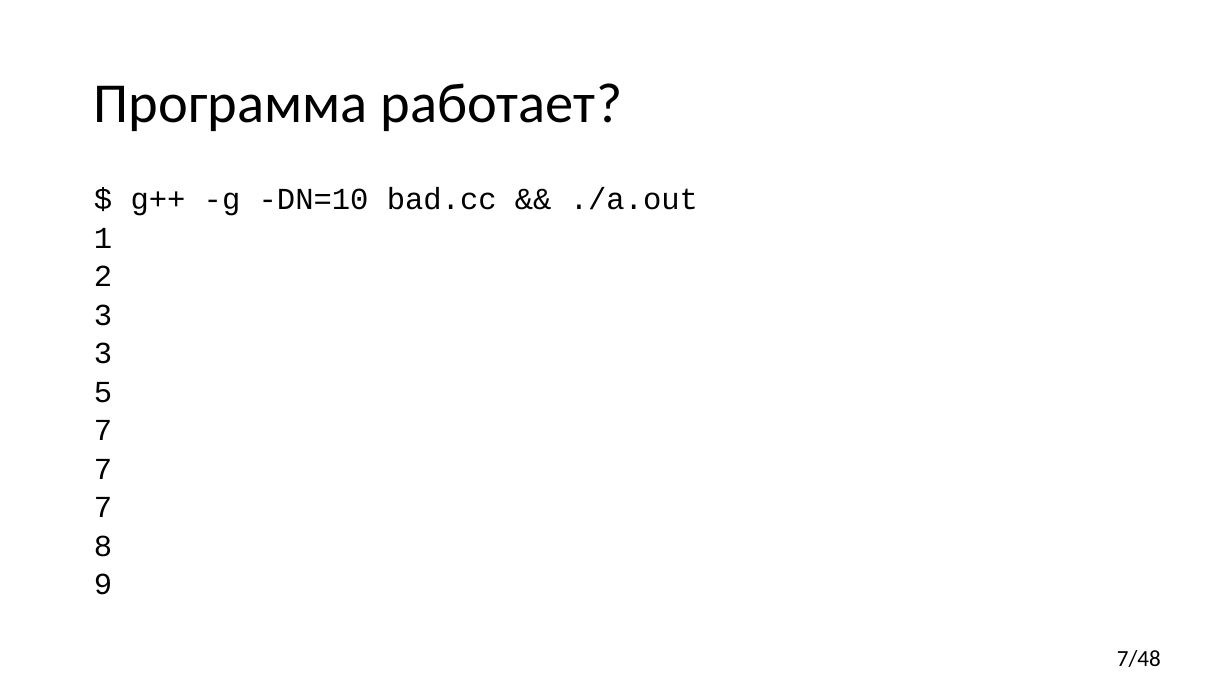
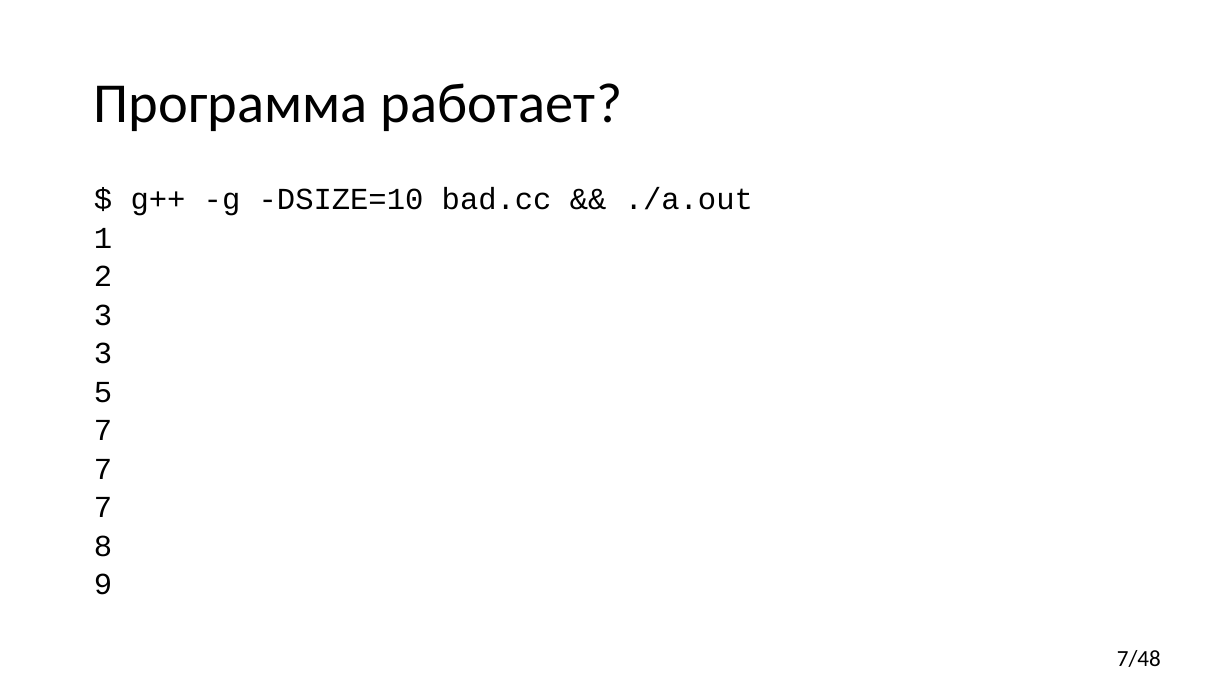
Before and after one commit to yugr/CppRussia, a slide deck: slide 7 of 2023/RU.pptx. Drawn at 1232x693 pixels with LibreOffice and Linux fonts; fonts in the diff are those of the drawing. Boxes give left, top, right and bottom in pixels: in the first picture for what was removed or moved away, otherwise in the second. Text is boxed around its words. In the diff, an @@ line names an element or a change of style, - is before the commit and + after.

```diff
--- a/2023/RU.pptx
+++ b/2023/RU.pptx
@@ text at bbox=[131, 187, 753, 216]: text changed @@
-$ g++ -g -DN=10 bad.cc && ./a.out
+$ g++ -g -DSIZE=10 bad.cc && ./a.out
```
Also in this commit, not shown: 7 other slides changed.
